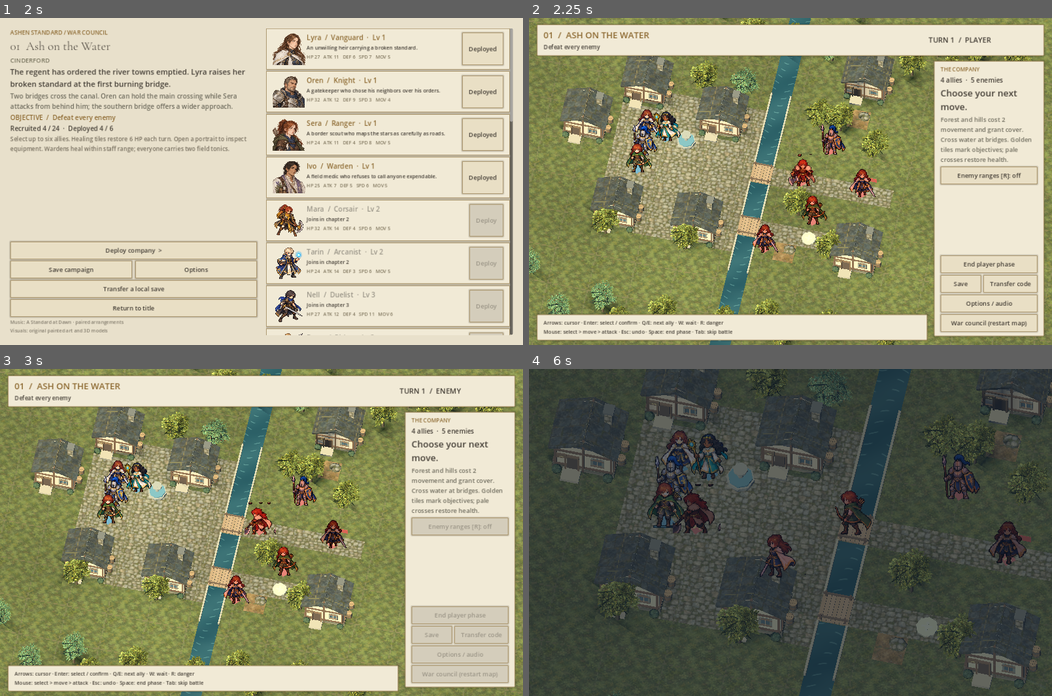
Above: before the commit, frames 1-4 (two rows, left to right).
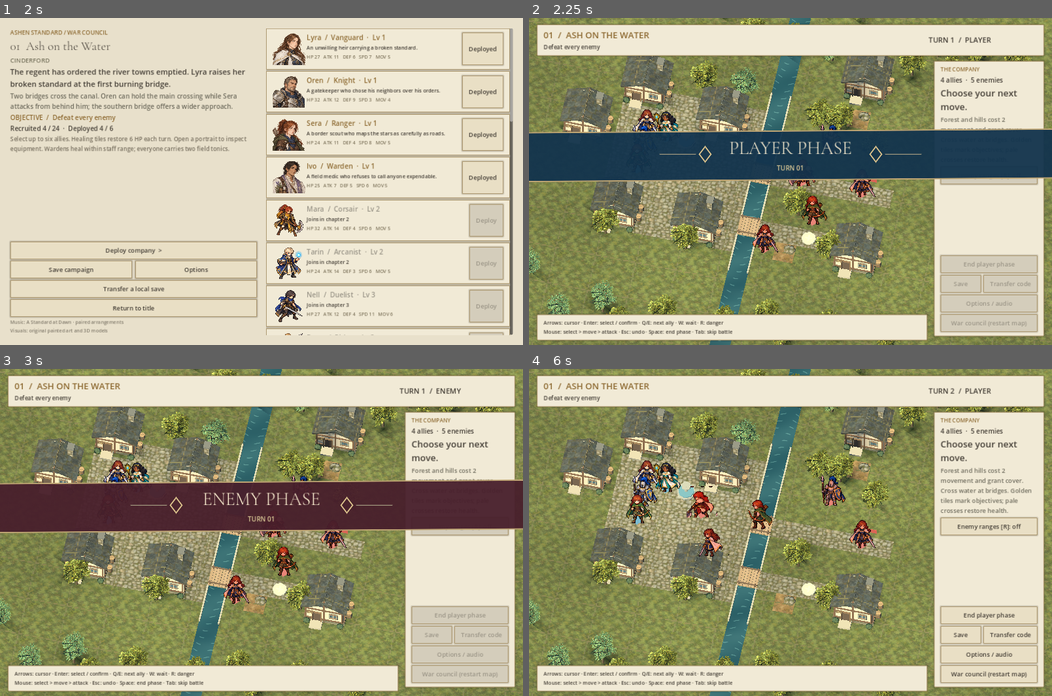
Above: after the commit, the same moments.

Repository: alexrao2000/Poem
Game: Godot game, scene res://main.tscn
Two runs of this game, one before a commit and one after it. Both use one fixed random seed, a clock stepped at 60 frames per second and the inputs below.
Inputs (mouse positions are in pixels of both pictures, inside the frame that each line leads up to):
- Up to frame 1 (2 s): click "Begin the chronicle" at 0.5 s; click "Skip scene" at 1.25 s
- Up to frame 2 (2.25 s): click "Deploy company >" at 2 s
- Up to frame 3 (3 s): click "End player phase" at 2.75 s
- Up to frame 4 (6 s): tap Enter at 3.5 s; move the mouse to (905, 516) at 3.52 s; hold Right 3.53-4.28 s; tap Tab at 3.6, 5.3, 5.85 s; click (905, 516) at 3.67 s; tap Space at 3.77, 4.07, 4.52, 4.55, 4.82, 5.1 s; tap E at 3.8, 4.35 s; move the mouse to (685, 548) at 4.27 s; hold Down 4.28-5.03 s; click (685, 548) at 4.42 s; move the mouse to (842, 460) at 5.02 s; hold Right 5.03-5.78 s; click (842, 460) at 5.17 s; move the mouse to (764, 597) at 5.77 s; hold Up from 5.78 s (still down); click (764, 597) at 5.92 s

Frame 1 is identical in both runs. In frame 2, 15% of the frame differs, in the area x 0-100%, y 33-95%; in frame 3, 15%; in frame 4, 98%, in the area x 0-100%, y 0-100%.

Commit message:
Announce turn changes with skippable phase ribbons

Diff:
--- a/scripts/main.gd
+++ b/scripts/main.gd
@@ -19,6 +19,9 @@
 const CombatCamera=preload("res://scripts/combat_camera.gd")
 const CombatHUD=preload("res://scripts/combat_hud.gd")
 const CombatTransition=preload("res://scripts/combat_transition.gd")
+const PhaseBanner=preload("res://scripts/phase_banner.gd")
+var phase_skip=false
+var phase_banner_active=false
 const CriticalCutin=preload("res://scripts/critical_cutin.gd")
 const Fighters = preload("res://scripts/fighters.gd")
 var fighters: RefCounted
@@ -311,7 +314,7 @@
 	label_in(left,"Recruited %d / 24  ·  Deployed %d / 6"%[game.available().size(),game.deployed.size()],18)
 	label_in(left,"Select up to six allies. Healing tiles restore 6 HP each turn. Open a portrait to inspect equipment. Wardens heal within staff range; everyone carries two field tonics.",16,Color("766e5e"))
 	var sp=Control.new();sp.size_flags_vertical=Control.SIZE_EXPAND_FILL;left.add_child(sp)
-	button_in(left,"Deploy company  >",func():game.start_battle();make_map();show_battle();persist_campaign("battle"),game.deployed.is_empty())
+	button_in(left,"Deploy company  >",deploy_company,game.deployed.is_empty())
 	var tools_row=HBoxContainer.new();tools_row.add_theme_constant_override("separation",8);left.add_child(tools_row)
 	button_in(tools_row,"Save campaign",func():save_with_feedback("camp")).size_flags_horizontal=Control.SIZE_EXPAND_FILL
 	button_in(tools_row,"Options",func():show_options("camp")).size_flags_horizontal=Control.SIZE_EXPAND_FILL
@@ -344,6 +347,17 @@
 		"seize":return "Occupy the golden standard at the eastern gate"
 		"survive":return "Survive six enemy phases"
 		_:return "Defeat "+game.info().boss
+
+func deploy_company():
+	game.start_battle();make_map();show_battle();busy=true;update_side();persist_campaign("battle")
+	await announce_phase("player")
+	busy=false;update_side()
+
+func announce_phase(side: String):
+	phase_skip=false;phase_banner_active=true;play_sfx("phase")
+	var banner=PhaseBanner.new();banner.configure(ui,side,game.turn)
+	await banner.play(func():return phase_skip)
+	ui.remove_child(banner);banner.queue_free();phase_banner_active=false
 
 func show_battle():
 	screen="battle";reset_ui()
@@ -441,7 +455,8 @@
 	if is_instance_valid(reward_panel) and event is InputEventKey and event.pressed and event.keycode in [KEY_SPACE,KEY_ENTER,KEY_TAB]:
 		reward_skip=true;get_viewport().set_input_as_handled();return
 	if screen=="battle" and busy and event is InputEventKey and event.pressed and event.keycode==KEY_TAB:
-		skip_combat=true
+		if phase_banner_active:phase_skip=true
+		else:skip_combat=true
 		get_viewport().set_input_as_handled()
 
 func _unhandled_input(event):
@@ -545,7 +560,7 @@
 
 func end_turn():
 	if busy or screen!="battle":return
-	cancel_selection();busy=true;game.begin_enemy_phase();play_sfx("phase");update_side()
+	cancel_selection();busy=true;game.begin_enemy_phase();update_side();await announce_phase("enemy")
 	for e in game.living("enemy"):
 		if game.living("player").is_empty():break
 		var choice=tactics.plan(game,e)
@@ -563,8 +578,9 @@
 			await show_progress(before)
 		refresh_pieces()
 		if game.result()!="":break
-	game.next_player_turn();play_sfx("phase");busy=false;update_side();refresh_pieces();highlight()
-	if await check_result():return
+	game.next_player_turn();update_side();refresh_pieces();highlight()
+	if await check_result():busy=false;return
+	await announce_phase("player");busy=false;update_side()
 	persist_campaign("battle")
 
 func make_fighter(u,position) -> Node3D:
--- /dev/null
+++ b/scripts/phase_banner.gd
@@ -0,0 +1,42 @@
+extends Control
+# Brief original phase ribbon. The caller owns input locks and turn changes.
+const FONT=preload("res://assets/fonts/CormorantGaramond.ttf")
+var enemy=false
+var motion: Tween
+var heading: Label
+var detail: Label
+var resting=Vector2.ZERO
+
+func configure(parent: Control,side: String,turn: int):
+ name="PhaseBanner";mouse_filter=Control.MOUSE_FILTER_IGNORE;z_index=25;enemy=side=="enemy"
+ parent.add_child(self);size=Vector2(parent.size.x,144);resting=Vector2(0,parent.size.y*.42-72);position=resting
+ heading=Label.new();heading.text="ENEMY PHASE" if enemy else "PLAYER PHASE"
+ heading.add_theme_font_override("font",FONT);heading.add_theme_font_size_override("font_size",50)
+ heading.add_theme_color_override("font_color",Color("fff2d4"));heading.horizontal_alignment=HORIZONTAL_ALIGNMENT_CENTER
+ heading.position=Vector2(80,22);heading.size=Vector2(size.x-160,65);heading.mouse_filter=Control.MOUSE_FILTER_IGNORE;add_child(heading)
+ detail=Label.new();detail.text="TURN %02d"%turn;detail.add_theme_font_size_override("font_size",18)
+ detail.add_theme_color_override("font_color",Color("d9c795"));detail.horizontal_alignment=HORIZONTAL_ALIGNMENT_CENTER
+ detail.position=Vector2(80,94);detail.size=Vector2(size.x-160,25);detail.mouse_filter=Control.MOUSE_FILTER_IGNORE;add_child(detail)
+ queue_redraw()
+
+func _draw():
+ var w=size.x;var h=size.y
+ draw_colored_polygon(PackedVector2Array([Vector2(0,10),Vector2(w,0),Vector2(w,h-10),Vector2(0,h)]),Color(.28,.12,.17,.95) if enemy else Color(.07,.20,.30,.95))
+ draw_line(Vector2(0,10),Vector2(w,0),Color("bea473"),2,true)
+ draw_line(Vector2(0,h),Vector2(w,h-10),Color("bea473"),2,true)
+ for side in [-1,1]:
+  var x=w*.5+side*235
+  draw_line(Vector2(x+side*26,69),Vector2(x+side*125,69),Color("a49b80"),1,true)
+  draw_polyline(PackedVector2Array([Vector2(x,48),Vector2(x+side*16,69),Vector2(x,90),Vector2(x-side*16,69),Vector2(x,48)]),Color("dcc38c"),2,true)
+
+func play(cancelled: Callable):
+ var direction=-1.0 if not enemy else 1.0
+ position.x=direction*size.x
+ motion=create_tween()
+ motion.tween_property(self,"position:x",0.0,.14).set_trans(Tween.TRANS_CUBIC).set_ease(Tween.EASE_OUT)
+ motion.tween_interval(.36)
+ motion.tween_property(self,"position:x",-direction*size.x,.14).set_trans(Tween.TRANS_CUBIC).set_ease(Tween.EASE_IN)
+ while motion.is_running():
+  if cancelled.call():motion.kill();break
+  await get_tree().process_frame
+ hide()
--- /dev/null
+++ b/tests/test_phases.gd
@@ -0,0 +1,46 @@
+extends SceneTree
+const Banner=preload("res://scripts/phase_banner.gd")
+var observed: Array=[]
+var app
+
+func _initialize():call_deferred("run")
+
+func watch(node):
+ if node.name=="PhaseBanner":observed.append(app.game.phase)
+
+func run():
+ var host=Control.new();root.add_child(host)
+ for viewport_size in [Vector2(1024,640),Vector2(1280,720),Vector2(1440,900)]:
+  host.size=viewport_size
+  for side in ["player","enemy"]:
+   var banner=Banner.new();banner.configure(host,side,99)
+   await process_frame
+   assert(banner.get_rect().end.y<=host.size.y,"Phase ribbon stays inside the viewport")
+   for label in [banner.heading,banner.detail]:
+    assert(label.position.x>=0 and label.get_rect().end.x<=banner.size.x and label.get_rect().end.y<=banner.size.y,"Phase text fits the ribbon")
+   assert(banner.heading.text==(side.to_upper()+" PHASE") and banner.detail.text=="TURN 99")
+   await banner.play(func():return true)
+   assert(not banner.visible and not banner.motion.is_running(),"Skip stops and hides the ribbon")
+   banner.queue_free();await process_frame
+ host.queue_free()
+ app=load("res://main.tscn").instantiate();app.settings_path="";app.save_path="/private/tmp/ashen-phases.json";root.add_child(app);await process_frame
+ app.deploy_company();await process_frame
+ assert(app.busy and app.phase_banner_active and app.game.turn==1,"Deployment starts with a locked player phase ribbon")
+ var before=app.cursor_tile;app.move_map_cursor(Vector2i.RIGHT);assert(app.cursor_tile==before,"Ribbon prevents tactical input")
+ var key=InputEventKey.new();key.pressed=true;key.keycode=KEY_TAB;app.skip_combat=false;app._input(key)
+ while app.busy:await process_frame
+ assert(not app.phase_banner_active and not app.skip_combat,"Skipping the ribbon does not skip the next combat")
+ var ally=app.game.living("player")[0];var enemy=app.game.living("enemy")[0]
+ ally.x=0;ally.y=0;enemy.x=13;enemy.y=9;enemy.ai="guard"
+ app.game.units=[ally,enemy];app.refresh_pieces();app.preferences.values.combat="map"
+ app.ui.child_entered_tree.connect(watch)
+ var turn=app.game.turn;app.end_turn();await process_frame
+ assert(app.busy and app.game.phase=="enemy","Enemy ribbon begins after the phase changes")
+ while app.busy:await process_frame
+ assert(app.game.phase=="player" and app.game.turn==turn+1,"Turn changes exactly once")
+ assert(observed==["enemy","player"],"Both phase ribbons follow the actual turn state")
+ assert(app.ui.get_node_or_null("PhaseBanner")==null,"Phase overlays release their nodes")
+ for player in app.sfx_players:player.stop()
+ app.music.stop();await create_timer(.15).timeout;app.queue_free();await process_frame
+ print("PASS: phase ribbon layouts, deployment/turn ordering, input locks, skip isolation and cleanup")
+ quit()
Not shown, added: scripts/phase_banner.gd.uid
Not shown, added: tests/test_phases.gd.uid
Not shown, changed: DEVELOPMENT.md
Not shown, changed: scripts/test_local.py
